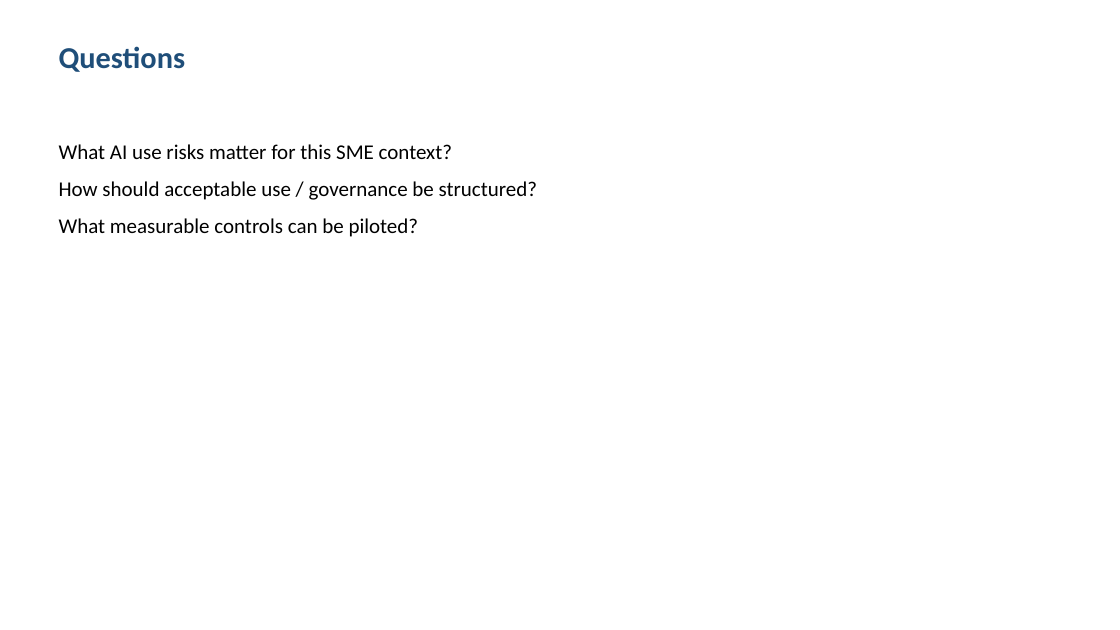
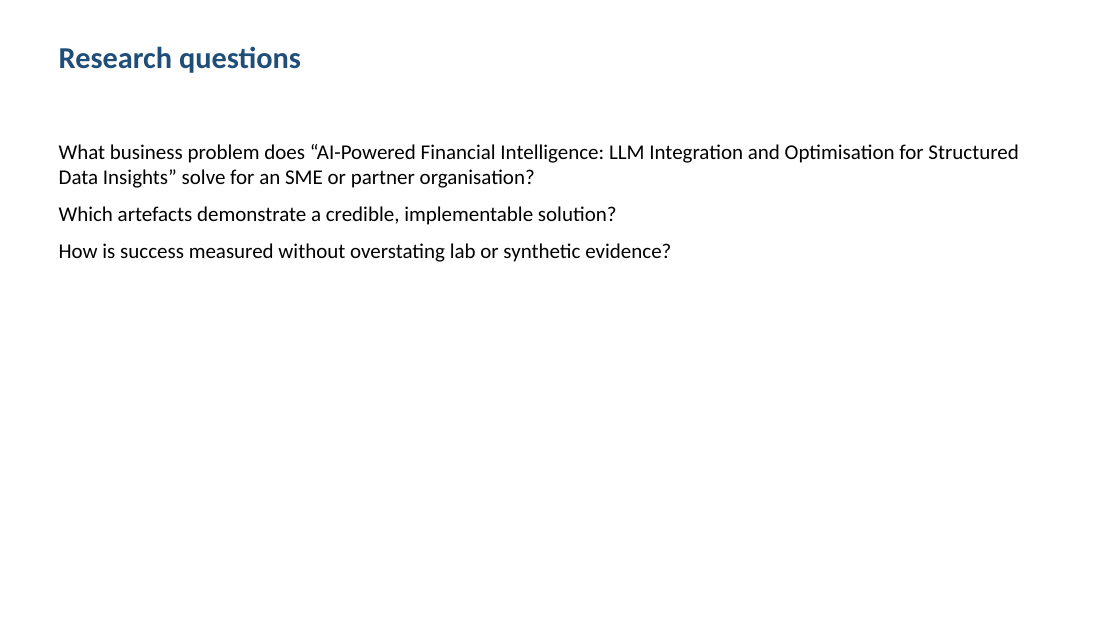
Before and after one commit to shohrabniaz/ai-financial-intelligence-llm, a slide deck: slide 2 of Final_Submission/02_Presentation.pptx. Drawn at 1120x630 pixels with LibreOffice and Linux fonts; fonts in the diff are those of the drawing. Boxes give left, top, right and bottom in pixels: in the first picture for what was removed or moved away, otherwise in the second. Text is boxed around its words. In the diff, an @@ line names an element or a change of style, - is before the commit and + after.

```diff
--- a/Final_Submission/02_Presentation.pptx
+++ b/Final_Submission/02_Presentation.pptx
@@ text at [59,46,301,73]: text changed @@
-Questions
+Research questions
@@ text at [59,144,1018,262]: text changed @@
-What AI use risks matter for this SME context?
-How should acceptable use / governance be structured?
-What measurable controls can be piloted?
+What business problem does “AI-Powered Financial Intelligence: LLM Integration and Optimisation for Structured Data Insights” solve for an SME or partner organisation?
+Which artefacts demonstrate a credible, implementable solution?
+How is success measured without overstating lab or synthetic evidence?
```
Also in this commit, not shown: 3 other slides changed, 12 other files.
